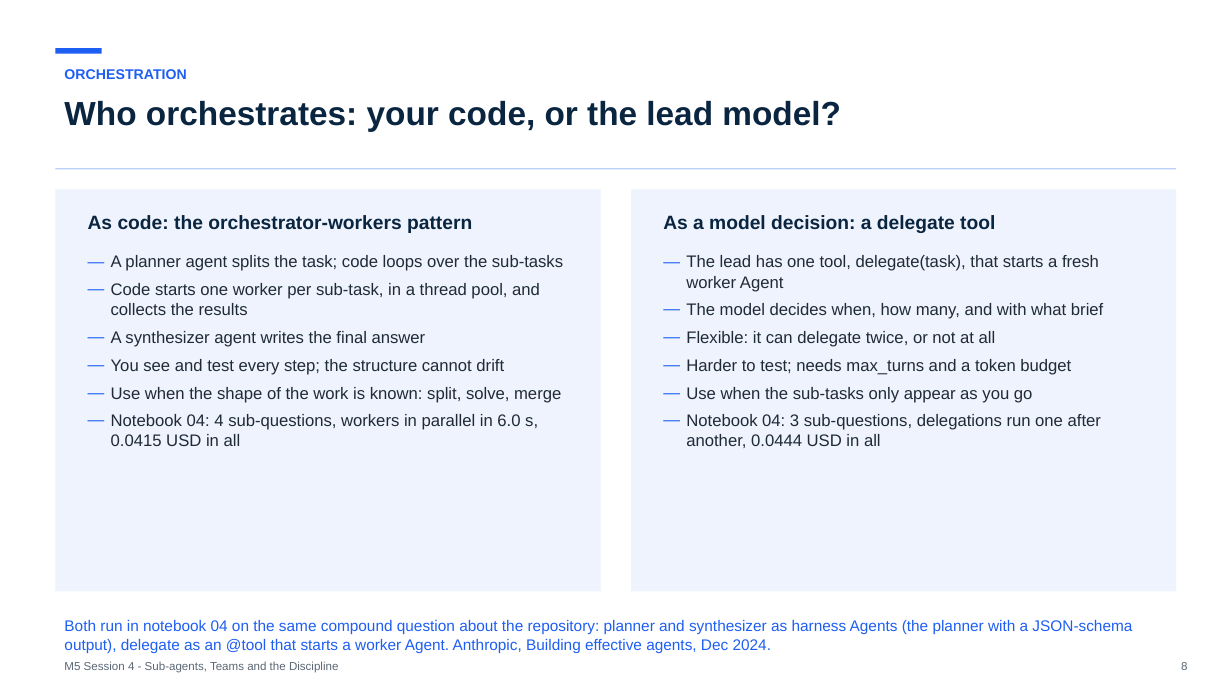
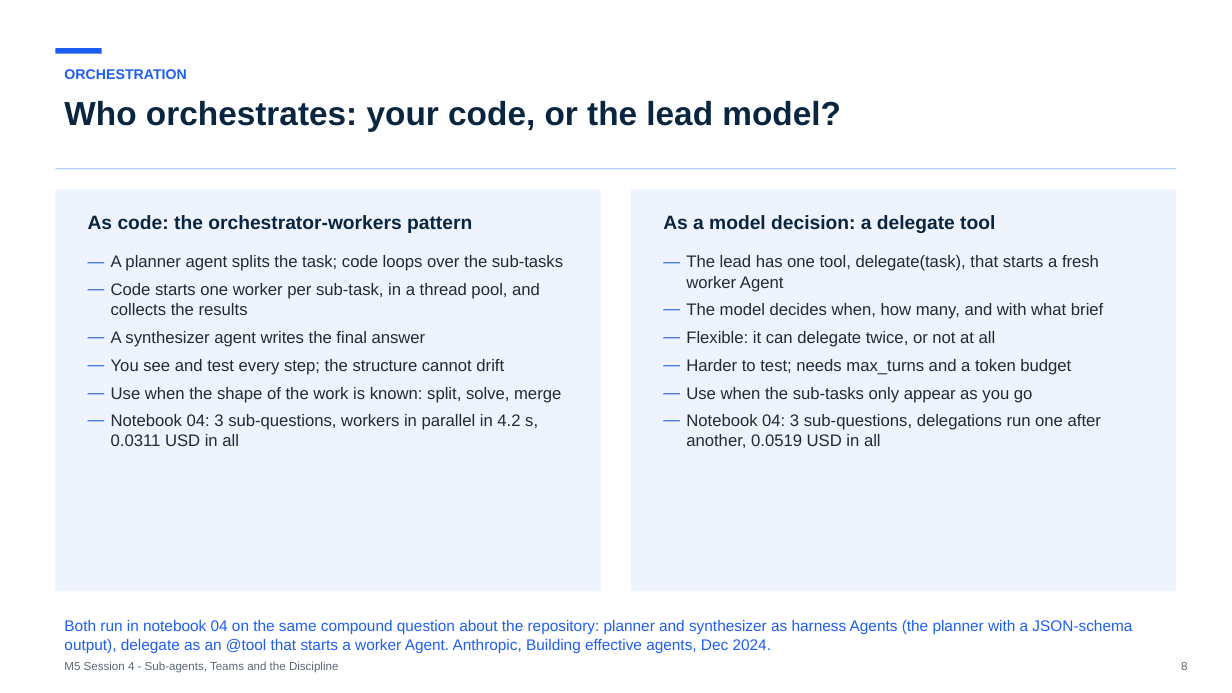
Before and after one commit to maglionejm/fontys-tech-exercises, a slide deck: slide 8 of presentations/m5-session-4-sub-agents-teams-and-the-discipline.pptx. Drawn at 1232x693 pixels with LibreOffice and Linux fonts; fonts in the diff are those of the drawing. Boxes give left, top, right and bottom in pixels: in the first picture for what was removed or moved away, otherwise in the second. Text is boxed around its words. In the diff, an @@ line names an element or a change of style, - is before the commit and + after.

```diff
--- a/presentations/m5-session-4-sub-agents-teams-and-the-discipline.pptx
+++ b/presentations/m5-session-4-sub-agents-teams-and-the-discipline.pptx
@@ text at [111, 414, 538, 446]: text changed @@
-— Notebook 04: 4 sub-questions, workers in parallel in 6.0 s, 0.0415 USD in all
+— Notebook 04: 3 sub-questions, workers in parallel in 4.2 s, 0.0311 USD in all
@@ text at [686, 414, 1101, 448]: text changed @@
-— Notebook 04: 3 sub-questions, delegations run one after another, 0.0444 USD in all
+— Notebook 04: 3 sub-questions, delegations run one after another, 0.0519 USD in all
```
Also in this commit, not shown: 6 other slides changed, 1 other file.
